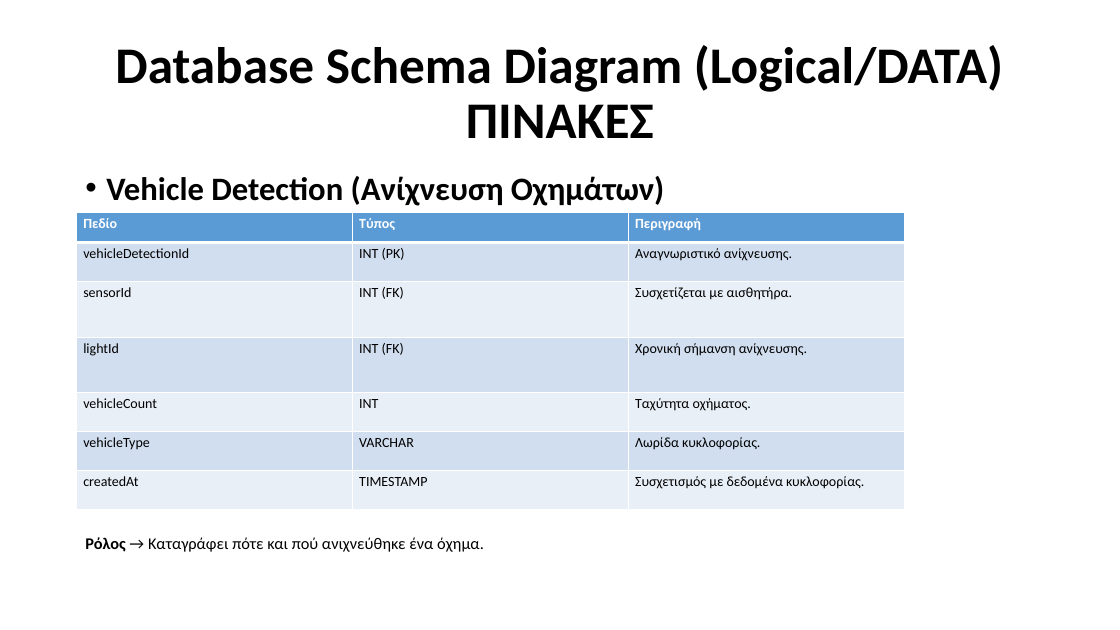
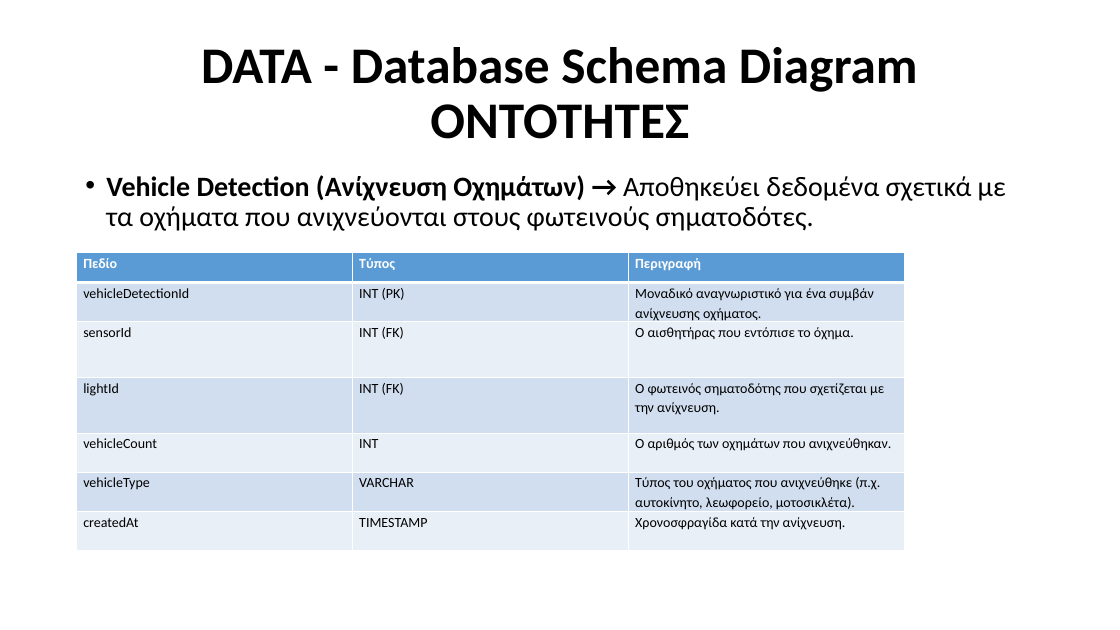
Before and after one commit to Ath21/STL_Drive, a slide deck: slide 13 of Presentation.pptx (slide 16 before the commit). Drawn at 1120x630 pixels with LibreOffice and Linux fonts; fonts in the diff are those of the drawing. Boxes give left, top, right and bottom in pixels: in the first picture for what was removed or moved away, otherwise in the second. Text is boxed around its words. In the diff, an @@ line names an element or a change of style, - is before the commit and + after.

```diff
--- a/Presentation.pptx
+++ b/Presentation.pptx
@@ title at (201,47,918,139): text changed @@
-Database Schema Diagram (Logical/DATA)
-ΠΙΝΑΚΕΣ
+DATA - Database Schema Diagram
+ΟΝΤΟΤΗΤΕΣ
@@ text at (106,175,1006,231): text changed; size 14 to 24 pt @@
-• Vehicle Detection (Ανίχνευση Οχημάτων)
-Ρόλος → Καταγράφει πότε και πού ανιχνεύθηκε ένα όχημα.
+• Vehicle Detection (Ανίχνευση Οχημάτων) → Αποθηκεύει δεδομένα σχετικά με τα οχήματα που ανιχνεύονται στους φωτεινούς σηματοδότες.
@@ table at (77,253,907,550) @@
-row 2, column 3: Αναγνωριστικό ανίχνευσης.
+row 2, column 3: Μοναδικό αναγνωριστικό για ένα συμβάν ανίχνευσης οχήματος.
-row 3, column 3: Συσχετίζεται με αισθητήρα.
+row 3, column 3: Ο αισθητήρας που εντόπισε το όχημα.
-row 4, column 3: Χρονική σήμανση ανίχνευσης.
+row 4, column 3: Ο φωτεινός σηματοδότης που σχετίζεται με την ανίχνευση.
-row 5, column 3: Ταχύτητα οχήματος.
+row 5, column 3: Ο αριθμός των οχημάτων που ανιχνεύθηκαν.
-row 6, column 3: Λωρίδα κυκλοφορίας.
+row 6, column 3: Τύπος του οχήματος που ανιχνεύθηκε (π.χ. αυτοκίνητο, λεωφορείο, μοτοσικλέτα).
-row 7, column 3: Συσχετισμός με δεδομένα κυκλοφορίας.
+row 7, column 3: Χρονοσφραγίδα κατά την ανίχνευση.
@@ table: place and size @@
-table at (77,213,907,510)
+table at (77,253,907,550)
```
Also in this commit, not shown: 18 other slides changed, 5 slides removed, 2 other files.
